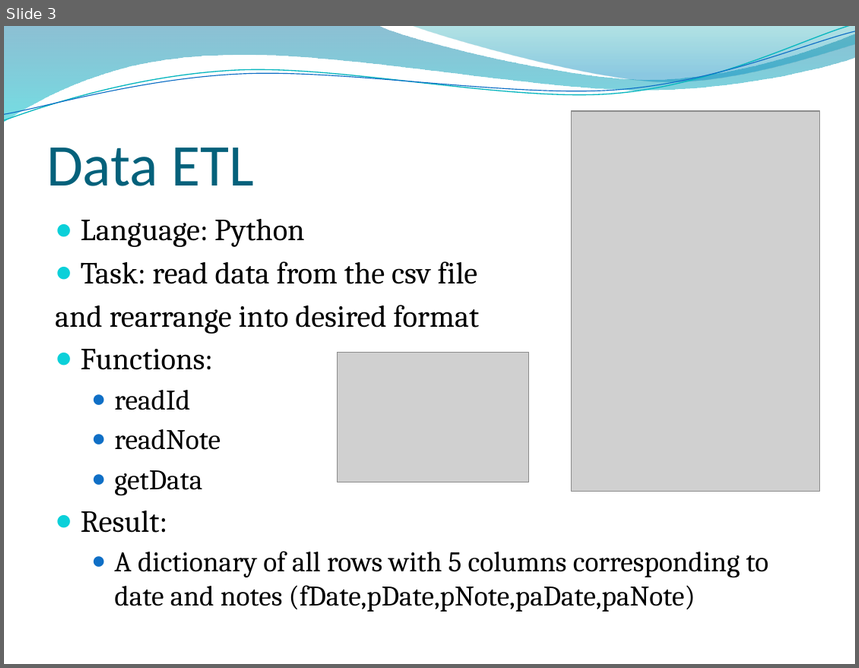
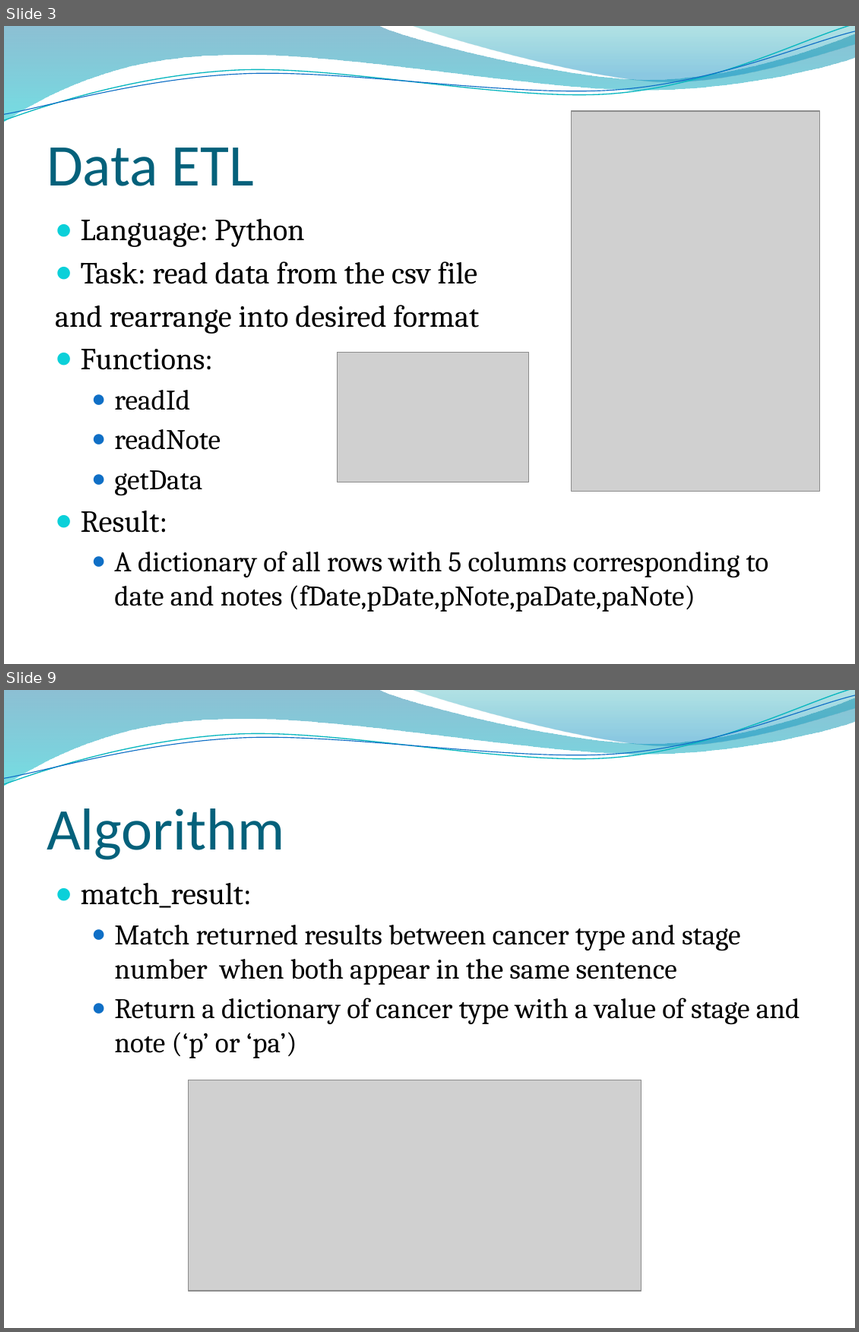
Before and after one commit to leoliu1221/EDW_intern, a slide deck: colon2Filter.pptx. Shown one above the other, each under a label of ours: slide 3 before the commit, slides 3 and 9 after it; the slides between them are not shown. The pictures are 859x668 and 859x1332 pixels, drawn with LibreOffice and Linux fonts; fonts in the diff are those of the drawing; grey boxes stand for pictures; background and template pictures are left out. Boxes give left, top, right and bottom in pixels: in the first picture for what was removed or moved away, otherwise in the second. Text is boxed around its words. In the diff, an @@ line names an element or a change of style, - is before the commit and + after.

```diff
--- a/colon2Filter.pptx
+++ b/colon2Filter.pptx
@@ slide 9 added at (4, 690, 855, 1328), background picture (left out); not listed: 4 template elements that a slide beside it also shows @@
@@ title added at (47, 809, 285, 860), 50 pt, text #04617B @@
+Algorithm
@@ text added at (81, 883, 800, 1059), 24 pt, text #000000 @@
+● match_result:
+  ● Match returned results between cancer type and stage number when both appear in the same sentence
+  ● Return a dictionary of cancer type with a value of stage and note (‘p’ or ‘pa’)
@@ picture added at (189, 1080, 642, 1291) @@
```
Also in this commit, not shown: 7 slides changed, 3 other slides added, 2 slides removed, 1 other file.
